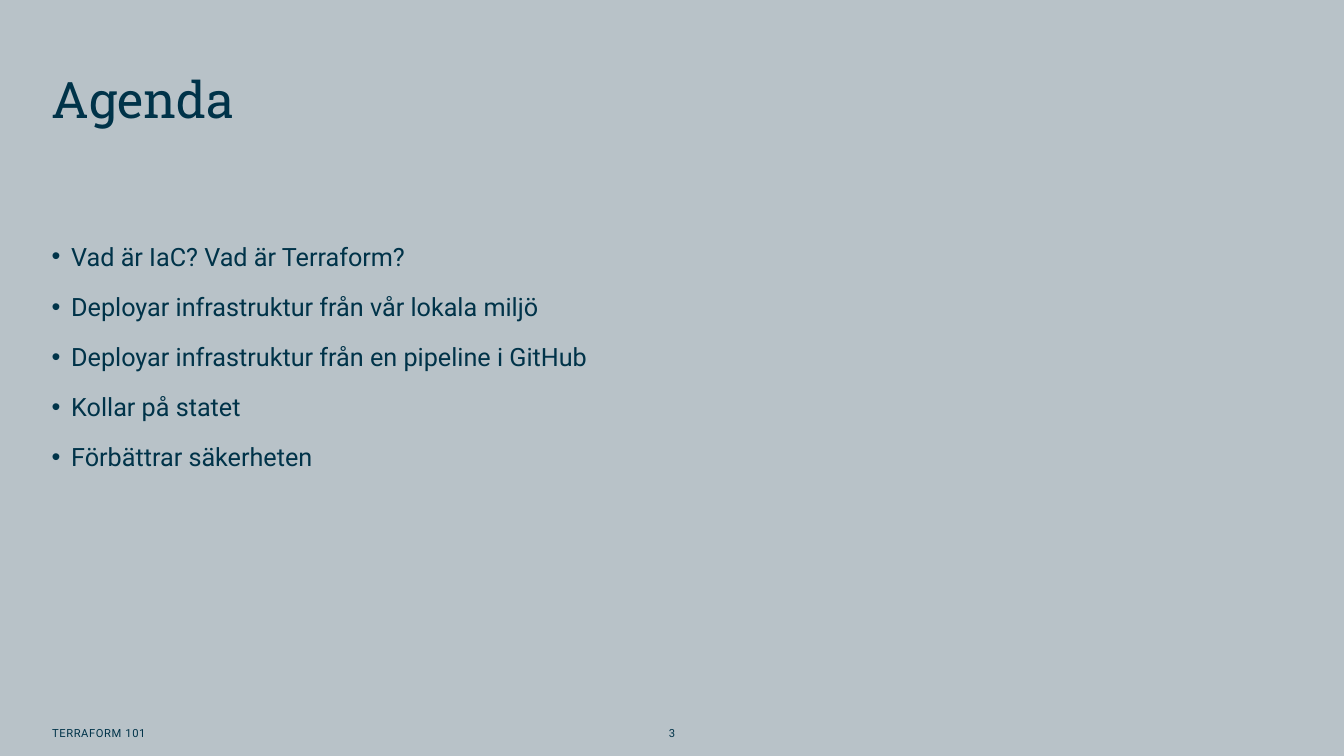
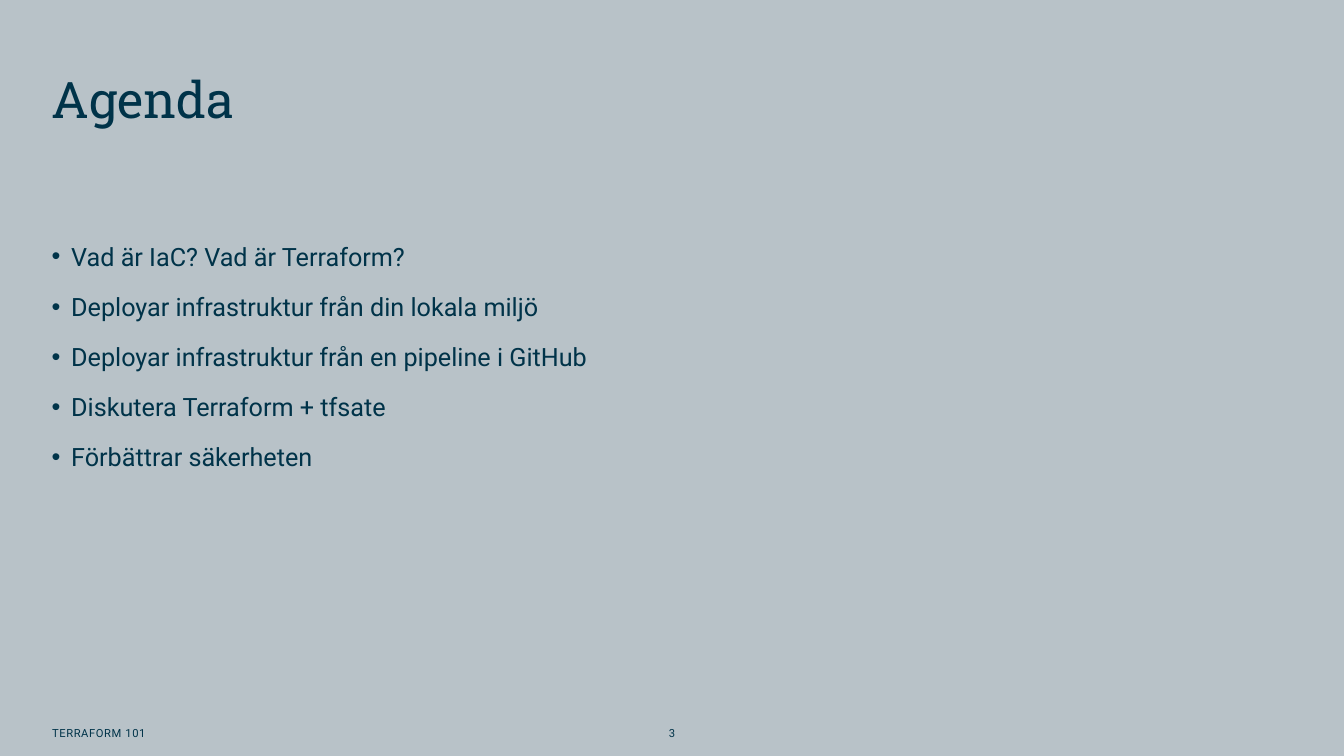
Before and after one commit to Omegapoint/terraform-101, a slide deck: slide 3 of Terraform101.pptx. Drawn at 1344x756 pixels with LibreOffice and Linux fonts; fonts in the diff are those of the drawing; background and template pictures are left out. Boxes give left, top, right and bottom in pixels: in the first picture for what was removed or moved away, otherwise in the second. Text is boxed around its words. In the diff, an @@ line names an element or a change of style, - is before the commit and + after.

```diff
--- a/Terraform101.pptx
+++ b/Terraform101.pptx
@@ text at bbox=[71, 296, 539, 322]: text changed @@
-• Deployar infrastruktur från vår lokala miljö
+• Deployar infrastruktur från din lokala miljö
@@ text at bbox=[71, 397, 385, 417]: text changed @@
-• Kollar på statet
+• Diskutera Terraform + tfsate
```
Also in this commit, not shown: 3 other slides changed, 1 other file.
